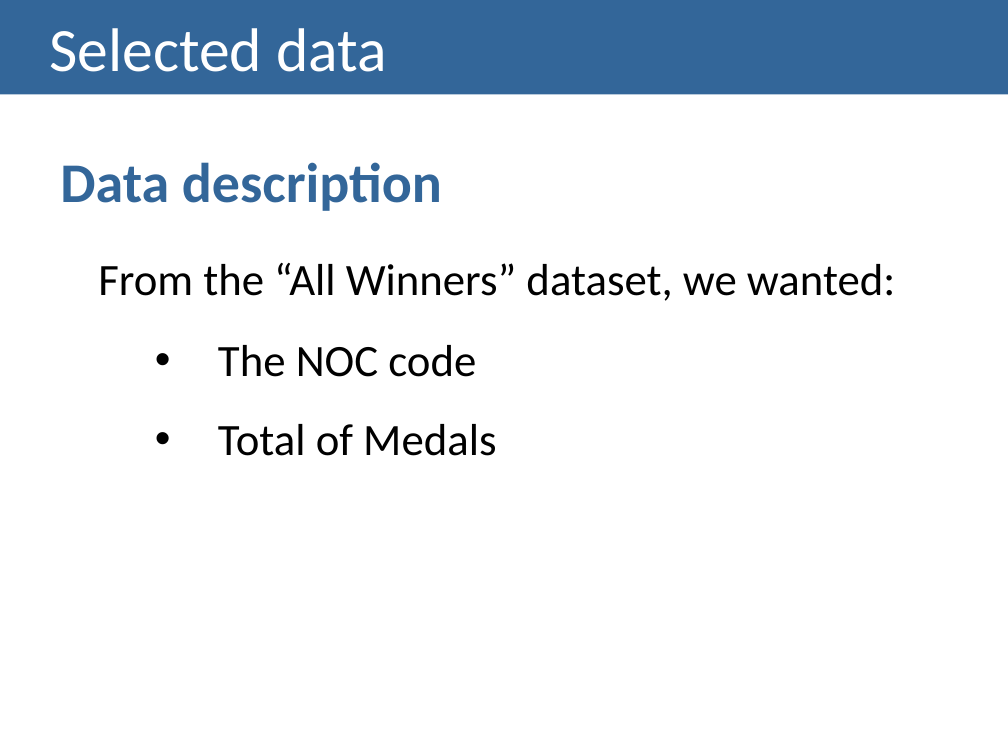
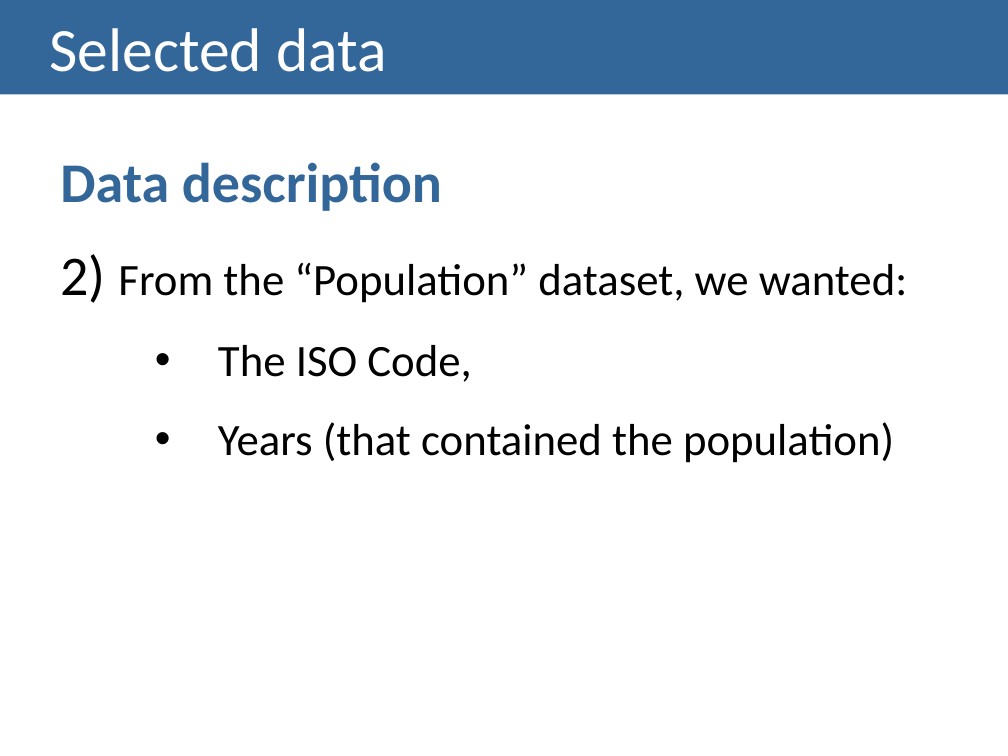
Before and after one commit to carboned4/V_I_2015_1, a slide deck: slide 14 of checkpoint2/G01A - Checkpoint2 Presentation.pptx (slide 10 before the commit). Drawn at 1008x756 pixels with LibreOffice and Linux fonts; fonts in the diff are those of the drawing. Boxes give left, top, right and bottom in pixels: in the first picture for what was removed or moved away, otherwise in the second. Text is boxed around its words. In the diff, an @@ line names an element or a change of style, - is before the commit and + after.

```diff
--- a/checkpoint2/G01A - Checkpoint2 Presentation.pptx
+++ b/checkpoint2/G01A - Checkpoint2 Presentation.pptx
@@ text at (x1=60, y1=254, x2=907, y2=463): text changed @@
-  From the “All Winners” dataset, we wanted:
-      • The NOC code
-      • Total of Medals
+  2) From the “Population” dataset, we wanted:
+      • The ISO Code,
+      • Years (that contained the population)
```
Also in this commit, not shown: 4 other slides changed, 4 slides added.
